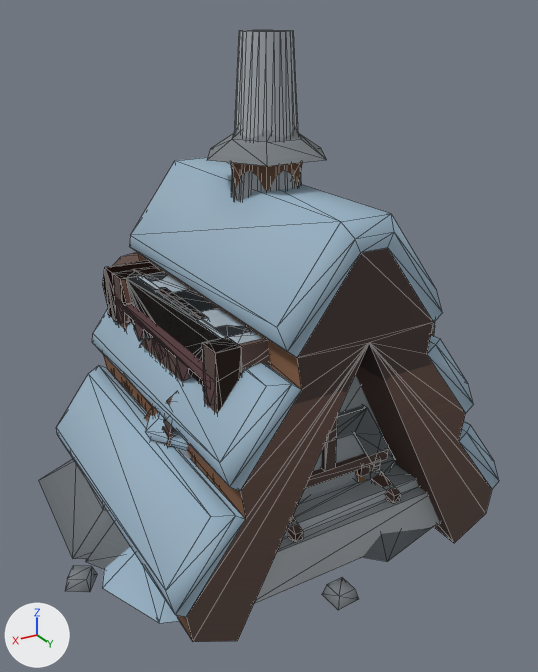
The glTF model public/models/town.glb as it was, and as the next commit left it.
One viewpoint serves both versions: a 50 mm camera at (1.53, 2.57, 2.05) aimed at (-0.01, 0.0, 0.77). Arrows for +X, +Y and +Z are at lower left; the lights stay in place. The first picture is the older version. Mesh edges are drawn as thin lines. Where no turn or scale is listed for an object, it has been applied to the vertices. Vertices at exactly the same position are counted once.

Before the edit, the objects in view are built like this:
```python
me_cabin_roof_snow_point = bpy.data.meshes.new('cabin-roof-snow-point')
me_cabin_roof_snow_point.from_pydata(...)  # 82 vertices, 174 faces; spans x -0.79..0.79, y -0.7..0.7, z -0.76..0.76
me_cabin_roof_snow_point.materials.append(mat_colormap)
me_mesh_pipe_ring = bpy.data.meshes.new('Mesh pipe_ring')
me_mesh_pipe_ring.from_pydata(...)  # 72 vertices, 144 faces; spans x -0.462..0.462, y -0.5..0.5, z -0.4..0.4
# faces by material slot: [48, 14, 12, 70]
me_mesh_pipe_ring.materials.append(mat_metalred)  # brown #826343
me_mesh_pipe_ring.materials.append(mat_metaldark)  # grey #a9afb4
me_mesh_pipe_ring.materials.append(mat_dark)  # grey #8c8f92
me_mesh_pipe_ring.materials.append(mat_metal)  # grey #a7b0b6
me_snow_bunker = bpy.data.meshes.new('snow-bunker')
me_snow_bunker.from_pydata(...)  # 144 vertices, 264 faces; spans x -0.97..0.97, y -0.67..0.67, z -0.21..0.21
me_snow_bunker.materials.append(mat_colormap)
ob_cabin_roof_snow_point = bpy.data.objects.new('cabin-roof-snow-point', me_cabin_roof_snow_point)
ob_cabin_roof_snow_point.location = (0.0, 0.0, 0.673)
ob_pipe_ring = bpy.data.objects.new('pipe_ring', me_mesh_pipe_ring)
ob_pipe_ring.location = (0.0, 0.0, 0.3)
ob_snow_bunker = bpy.data.objects.new('snow-bunker', me_snow_bunker)
ob_snow_bunker.location = (-0.062, 0.0, 0.207)
# also in view: 'overhang' at (0.28, 0.0, 0.84); 'wall-block' at (0.0, 0.0, 0.5); 'wall-wood' at (0.45, 0.0, 0.5); 'machine_generatorLarge' at (0.0, 0.0, 0.34); 'rocks-medium' at (0.05, -0.02, 0.44)
```
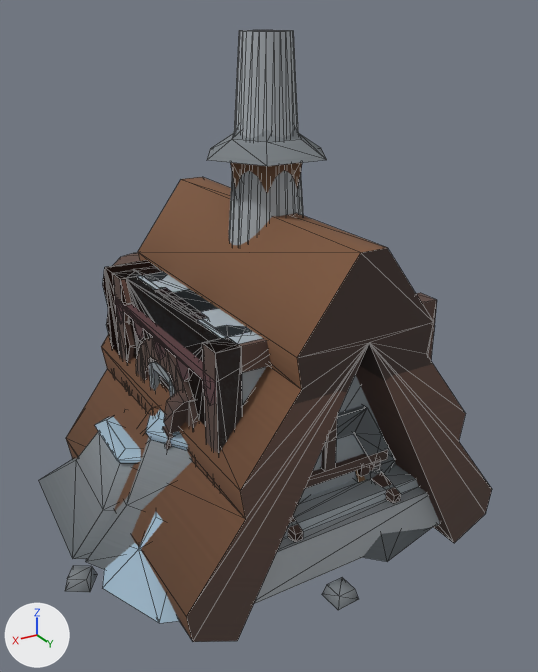
Commit message: Brown timber roofs with snow that deepens in storms

Where the newer file only moved an object's origin or applied its transform, the numbers keep the older frame.

The change, as a diff of the scene's bpy script:
```diff
--- a/public/models/town.glb.py
+++ b/public/models/town.glb.py
@@ me_cabin_roof_snow_point @@
 # used by ob_cabin_roof_snow_point; location = (0.0, 0.0, 0.673)
-me_cabin_roof_snow_point.from_pydata(...)  # 82 vertices, 174 faces; spans x -0.79..0.79, y -0.7..0.7, z -0.76..0.76
+me_cabin_roof_snow_point.from_pydata(...)  # 34 vertices, 64 faces; spans x -0.74..0.74, y -0.7..0.7, z -0.76..0.66
+# me_cabin_roof_snow_point part 1
+# 48 vertices are removed from x -0.79..0.79, y -0.7..0.7, z -0.52..0.76
+# 110 faces are deleted
 me_cabin_roof_snow_point.materials.append(mat_colormap)
```

Pixel boxes [x1, y1, x2, y2] of what changed, in the pictures (538 x 672 px):
'cabin-roof-snow-point', reshaped
    before: [56, 157, 499, 642]
    after: [66, 177, 492, 642]
part 1 of me_cabin_roof_snow_point, deleted (blue)
    before: [56, 157, 499, 617]
'wall-wood-door.001', unchanged, uncovered by the edit
    before: [127, 281, 204, 385]
    after: [115, 269, 242, 430]
'wall', unchanged, uncovered by the edit
    before: [126, 276, 217, 336]
    after: [215, 347, 241, 455]
'wall-wood-window-small', unchanged, uncovered by the edit
    before: [116, 271, 239, 384]
    after: [116, 272, 242, 451]
